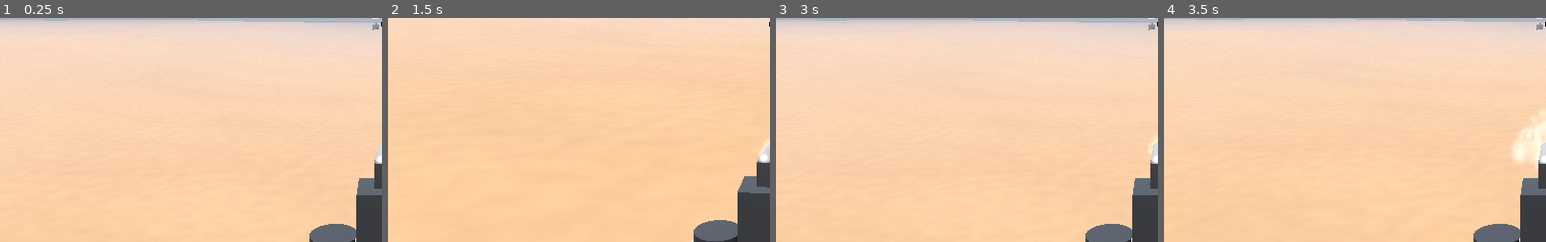
Above: before the commit, frames 1-4 (left to right).
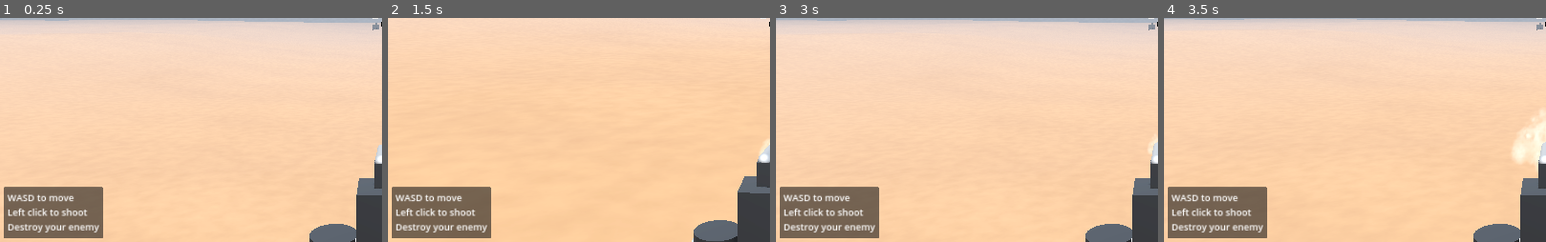
Above: after the commit, the same moments.

Repository: mcjohnalds/metal-skirmish
Game: Godot game, scene res://scenes/main.tscn
The game is run twice, just before and just after one commit, with the same random seed, the same clock (stepped at 60 frames per second) and the same inputs.
Inputs (mouse positions are % of the whole screen's width and height, from its top left):
- Up to frame 1 (0.25 s): no input
- Up to frame 2 (1.5 s): tap Enter at 0.5, 1.25 s; move the mouse to (55, 50) at 0.52 s; hold R (orbit) 0.53-1.28 s; hold W (move_forward) from 0.53 s (still down); click (55, 50) at 0.67 s; move the mouse to (45, 50) at 1.27 s; tap F (recenter) at 1.35 s
- Up to frame 3 (3 s): tap Enter at 2 s; move the mouse to (52, 48) at 2.02 s; hold Tab (switch_scene) 2.03-2.75 s; release W (move_forward) at 2.75 s; click (91, 96) at 2.75 s
- Up to frame 4 (3.5 s): no input
The pictures show only the part of the screen within x 0-50%, y 50-100%; the shares and areas given below are measured in that part.

The runs differ from the first frame. In frame 1, 6.0% of the frame differs, in the area x 1-27%, y 75-99%; in frame 2, 6.0%; in frame 3, 6.0%; in frame 4, 6.0%.

Commit message:
add instructions

Diff:
--- a/scenes/arena.tscn
+++ b/scenes/arena.tscn
@@ -200,6 +200,33 @@
 size_flags_horizontal = 8
 size_flags_vertical = 0
 
+[node name="Control" type="Control" parent="MarginContainer"]
+layout_mode = 2
+size_flags_horizontal = 0
+
+[node name="PanelContainer" type="PanelContainer" parent="MarginContainer/Control"]
+layout_mode = 1
+anchors_preset = 2
+anchor_top = 1.0
+anchor_bottom = 1.0
+offset_top = -93.0
+offset_right = 233.0
+grow_vertical = 0
+
+[node name="MarginContainer" type="MarginContainer" parent="MarginContainer/Control/PanelContainer"]
+layout_mode = 2
+theme_type_variation = &"MarginMedium"
+
+[node name="Label" type="Label" parent="MarginContainer/Control/PanelContainer/MarginContainer"]
+layout_mode = 2
+size_flags_horizontal = 0
+size_flags_vertical = 8
+theme_type_variation = &"BodySmall"
+text = "WASD to move
+Left click to shoot
+Destroy your enemy"
+vertical_alignment = 2
+
 [node name="GameOverControl" type="Panel" parent="."]
 visible = false
 anchors_preset = 8
Not shown, changed: misc/todo.txt
